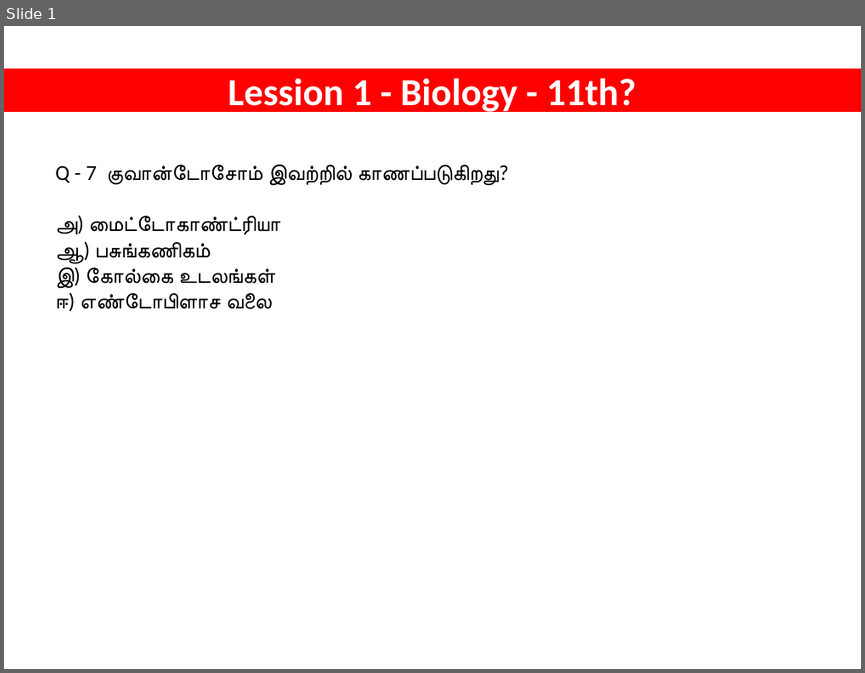
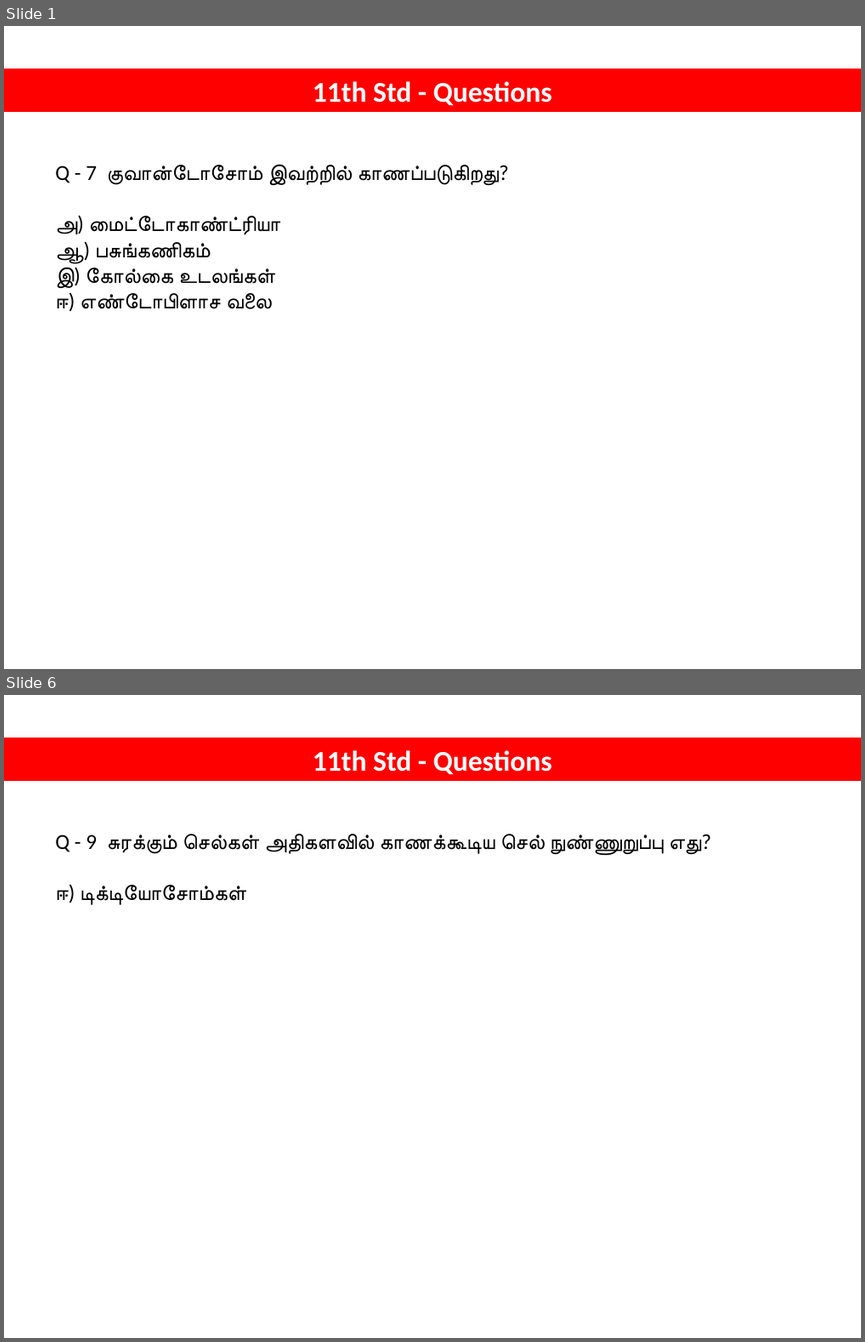
Before and after one commit to tvmani/tvmani.github.io, a slide deck: tamil_biology/NEET_BIOLOGY_001.pptx. Shown one above the other, each under a label of ours: slide 1 before the commit, slides 1 and 6 after it; the slides between them are not shown. The pictures are 865x673 and 865x1342 pixels, drawn with LibreOffice and Linux fonts; fonts in the diff are those of the drawing. Boxes give left, top, right and bottom in pixels: in the first picture for what was removed or moved away, otherwise in the second. Text is boxed around its words. In the diff, an @@ line names an element or a change of style, - is before the commit and + after.

```diff
--- a/tamil_biology/NEET_BIOLOGY_001.pptx
+++ b/tamil_biology/NEET_BIOLOGY_001.pptx
@@ slide 6 added at box(4, 695, 861, 1338), background #FFFFFF @@
@@ rectangle added at box(4, 737, 861, 781), fill #FF0000, outline #FF0000 0.75 pt, 24 pt, text #FFFFFF, bold @@
+11th Std - Questions
@@ text added at box(55, 834, 711, 905), 18 pt, text #000000 @@
+Q - 9 சுரக்கும் செல்கள் அதிகளவில் காணக்கூடிய செல் நுண்ணுறுப்பு எது?
+ஈ) டிக்டியோசோம்கள்
@@ slide 1 changed as well @@
@@ text in rectangle at box(313, 81, 552, 106): text changed; size 32 to 24 pt @@
-Lession 1 - Biology - 11th?
+11th Std - Questions
```
Also in this commit, not shown: 8 other slides added, 1 other file.
